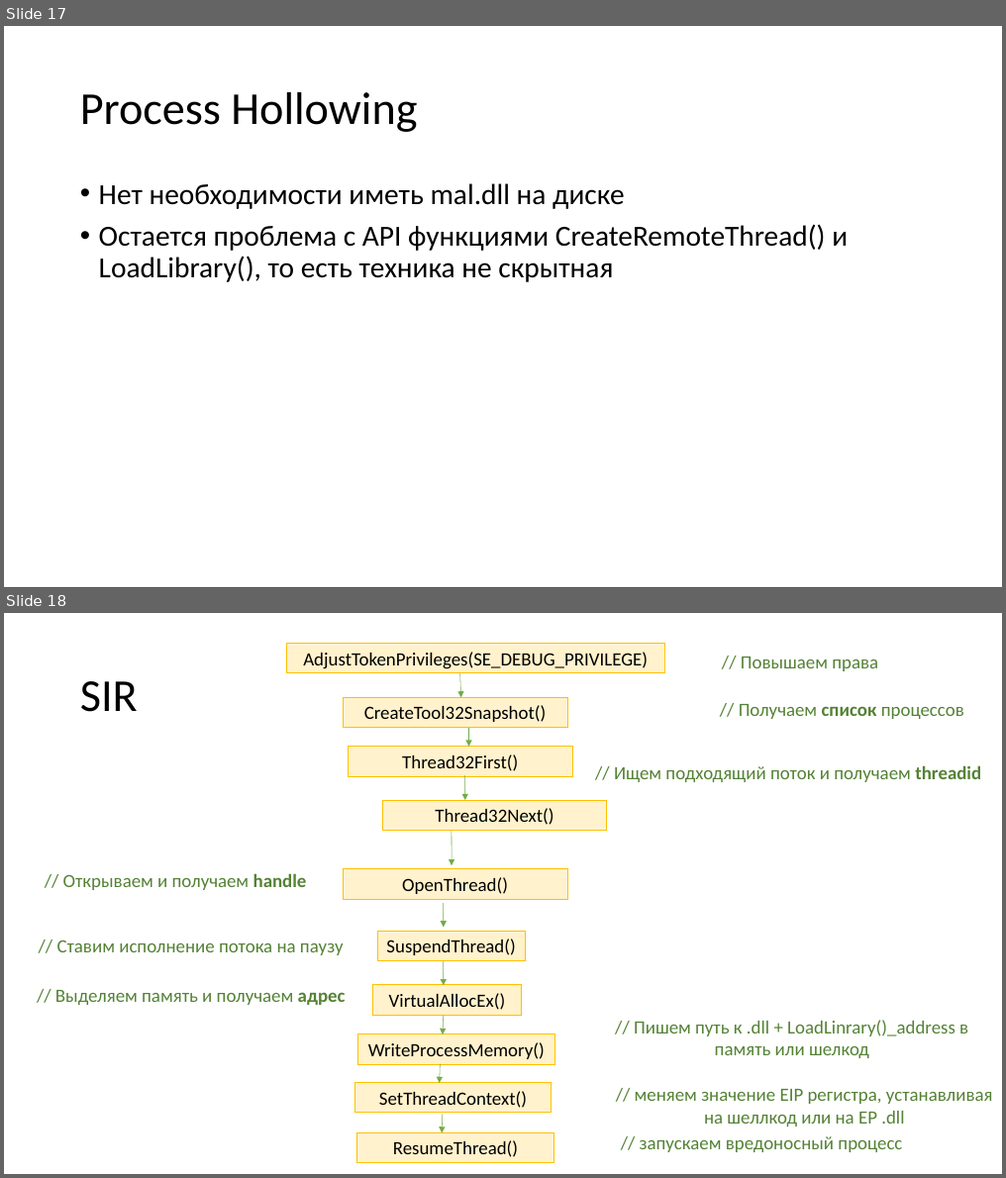
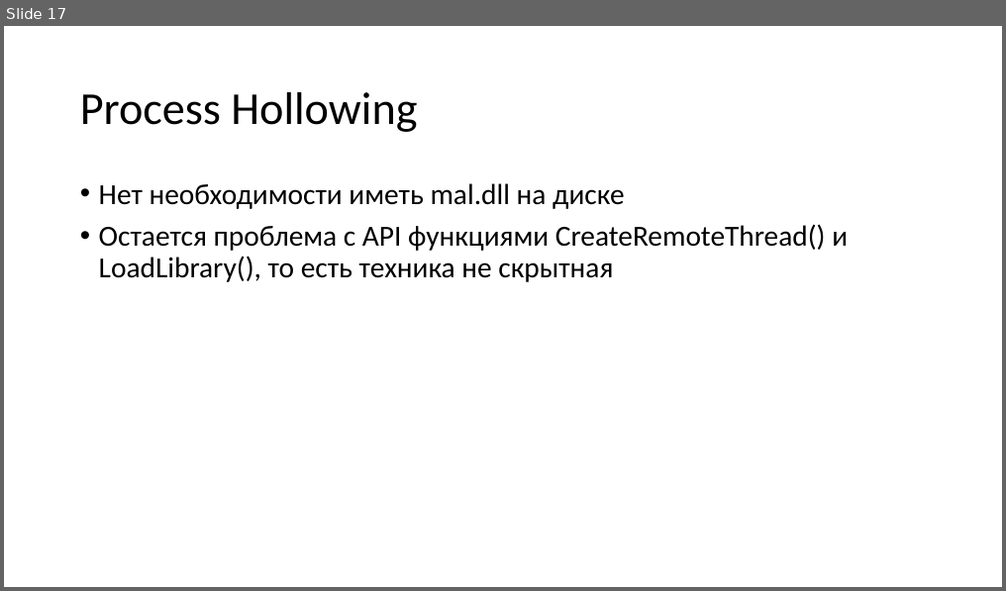
Before and after one commit to ShH01m3s/ShH01m3s.github.io, a slide deck: files/presentations/Injects_p1.pptx. Shown one above the other, each under a label of ours: slides 17 and 18 before the commit, slide 17 after it. The pictures are 1006x1178 and 1006x591 pixels, drawn with LibreOffice and Linux fonts; fonts in the diff are those of the drawing. Boxes give left, top, right and bottom in pixels: in the first picture for what was removed or moved away, otherwise in the second. Text is boxed around its words. In the diff, an @@ line names an element or a change of style, - is before the commit and + after.

```diff
--- a/files/presentations/Injects_p1.pptx
+++ b/files/presentations/Injects_p1.pptx
@@ slide 18 removed at (4, 613, 1002, 1174), background #FFFFFF @@
@@ rectangle removed at (286, 643, 665, 672) @@
-AdjustTokenPrivileges(SE_DEBUG_PRIVILEGE)
@@ text removed at (741, 657, 878, 671) @@
-// Повышаем права
@@ title removed at (80, 681, 138, 712) @@
-SIR
@@ rectangle removed at (344, 697, 567, 728) @@
-CreateTool32Snapshot()
@@ arrow removed from (460, 673) to (461, 697) @@
@@ arrow removed from (469, 728) to (469, 747) @@
@@ text removed at (739, 704, 964, 719) @@
-// Получаем список процессов
@@ rectangle removed at (349, 747, 573, 776) @@
-Thread32First()
@@ arrow removed from (465, 775) to (465, 800) @@
@@ text removed at (614, 765, 981, 782) @@
-// Ищем подходящий поток и получаем threadid
@@ rectangle removed at (383, 800, 607, 830) @@
-Thread32Next()
@@ arrow removed from (451, 831) to (451, 866) @@
@@ text removed at (63, 873, 307, 890) @@
-// Открываем и получаем handle
@@ rectangle removed at (344, 869, 567, 899) @@
-OpenThread()
@@ arrow removed from (444, 903) to (444, 928) @@
@@ rectangle removed at (377, 931, 526, 961) @@
-SuspendThread()
@@ text removed at (57, 940, 344, 956) @@
-// Ставим исполнение потока на паузу
@@ arrow removed from (444, 961) to (444, 986) @@
@@ text removed at (55, 990, 346, 1005) @@
-// Выделяем память и получаем адрес
@@ rectangle removed at (373, 985, 522, 1015) @@
-VirtualAllocEx()
@@ arrow removed from (444, 1016) to (443, 1035) @@
@@ text removed at (634, 1020, 968, 1059) @@
-// Пишем путь к .dll + LoadLinrary()_address в память или шелкод
@@ rectangle removed at (358, 1035, 554, 1064) @@
-WriteProcessMemory()
@@ rectangle removed at (355, 1083, 551, 1113) @@
-SetThreadContext()
@@ arrow removed from (440, 1064) to (440, 1083) @@
@@ arrow removed from (443, 1114) to (442, 1134) @@
@@ text removed at (635, 1089, 993, 1127) @@
-// меняем значение EIP регистра, устанавливая на шеллкод или на EP .dll
@@ rectangle removed at (357, 1134, 553, 1163) @@
-ResumeThread()
@@ text removed at (640, 1137, 902, 1153) @@
-// запускаем вредоносный процесс
```
Also in this commit, not shown: 8 slides changed, 2 slides added, 1 other slide removed, 14 other files.
